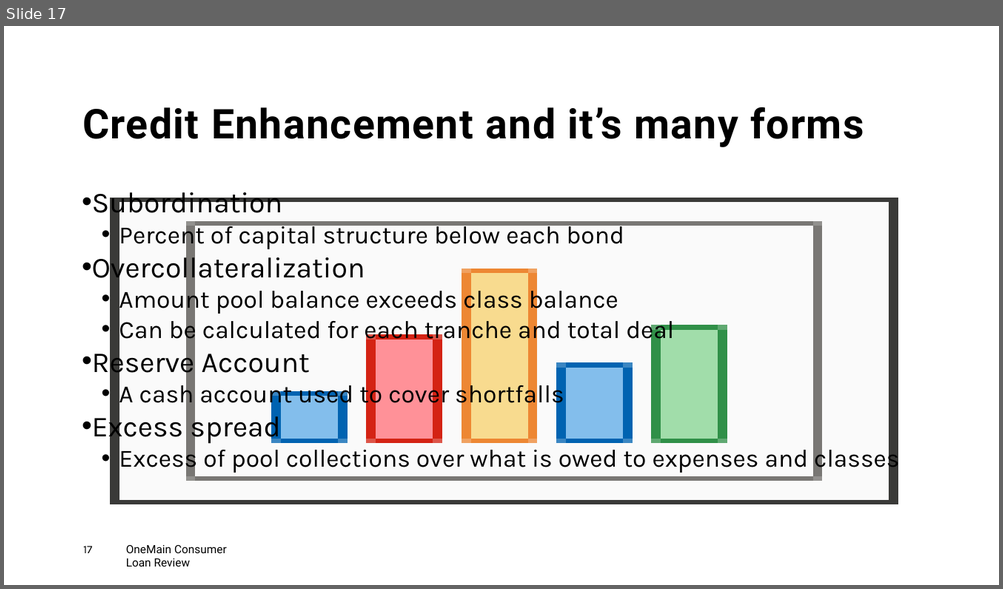
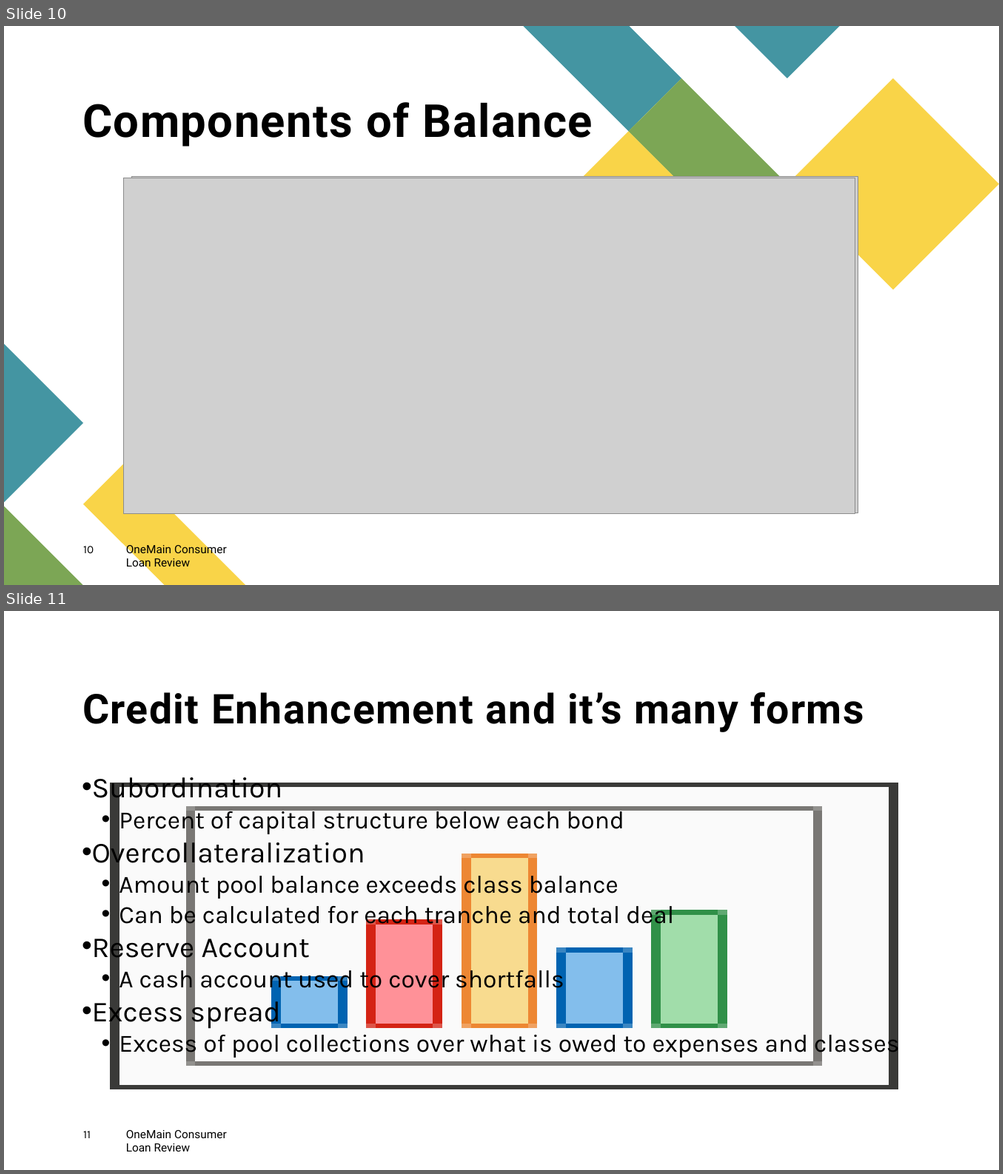
Before and after one commit to msimons4/consumer_loan_analysis, a slide deck: Consumer Loan Securitization Review.pptx. Shown one above the other, each under a label of ours: slide 17 before the commit, slides 10 and 11 after it. The pictures are 1003x589 and 1003x1174 pixels, drawn with LibreOffice and Linux fonts; fonts in the diff are those of the drawing; grey boxes stand for pictures. Boxes give left, top, right and bottom in pixels: in the first picture for what was removed or moved away, otherwise in the second. Text is boxed around its words. In the diff, an @@ line names an element or a change of style, - is before the commit and + after.

```diff
--- a/Consumer Loan Securitization Review.pptx
+++ b/Consumer Loan Securitization Review.pptx
@@ slide 10 added at (4,26,999,585), background #FFFFFF @@
@@ group added at (523,26,999,290): 5 freeform shapes @@
@@ title added at (82,96,593,147), 44 pt, text #000000, bold @@
+Components of Balance
@@ picture added at (123,178,854,514) @@
@@ picture added at (132,177,858,513) @@
@@ line added from (82, 184) to (256, 184), #FFFFFF 8 pt @@
@@ freeform shape added at (4,345,83,503), fill #4495A2 @@
@@ freeform shape added at (83,464,245,585), fill #F9D448 @@
@@ freeform shape added at (4,506,83,585), fill #7CA655 @@
@@ page number added at (83,546,94,554), 11 pt, text #000000 @@
+10
@@ text added at (126,543,227,571), 11 pt, text #000000 @@
+OneMain Consumer Loan Review
@@ what was slide 17 is now slide 11 @@
@@ page number at (83,1131,91,1139): text changed @@
-17
+11
```
Also in this commit, not shown: 5 slides changed, 4 other slides added, 3 other files.
